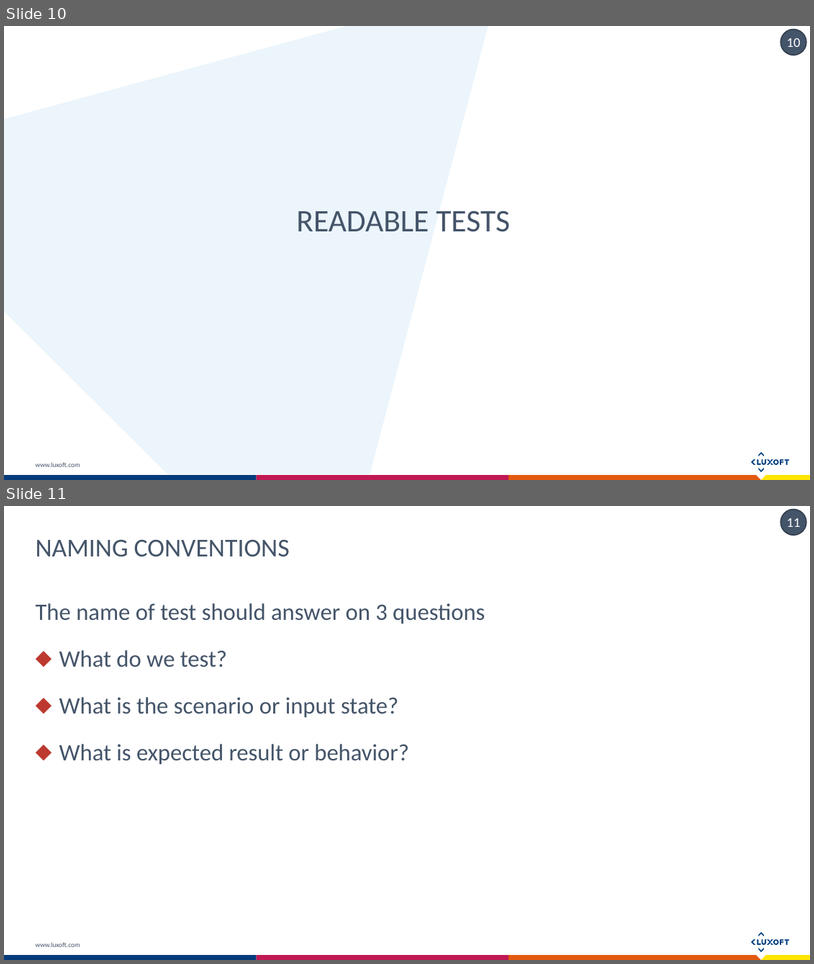
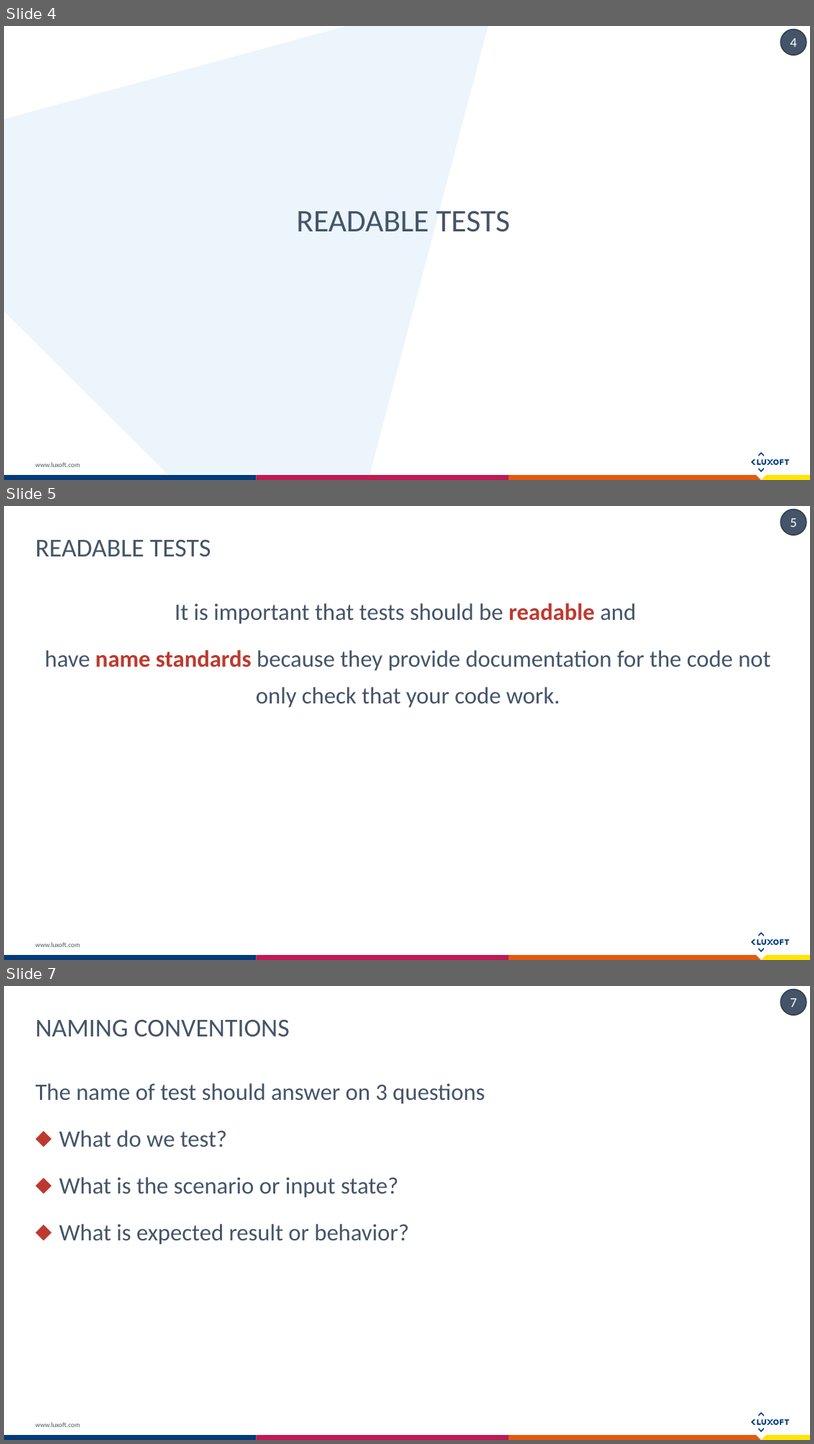
Before and after one commit to exiton3/Unit-tests-Best-Practices-Samples, a slide deck: Docs/Unit testing Bests practices.pptx. Shown one above the other, each under a label of ours: slides 10 and 11 before the commit, slides 4, 5 and 7 after it; the slides between them are not shown. The pictures are 814x964 and 814x1444 pixels, drawn with LibreOffice and Linux fonts; fonts in the diff are those of the drawing. Boxes give left, top, right and bottom in pixels: in the first picture for what was removed or moved away, otherwise in the second. Text is boxed around its words. In the diff, an @@ line names an element or a change of style, - is before the commit and + after.

Commit message:
Updated Trustworthy tests

```diff
--- a/Docs/Unit testing Bests practices.pptx
+++ b/Docs/Unit testing Bests practices.pptx
@@ slide 5 added at <box>4,506,810,960</box>, background #FFFFFF; not listed: 18 template elements that a slide beside it also shows @@
@@ title added at <box>36,540,211,557</box>, 23 pt, text #445469 @@
+READABLE TESTS
@@ text added at <box>45,603,771,708</box>, 21 pt, text #445469 @@
+It is important that tests should be readable and
+have name standards because they provide documentation for the code not only check that your code work.
@@ what was slide 10 is now slide 4 @@
@@ page number at <box>790,38,797,47</box>: text changed @@
-10
+4
@@ what was slide 11 is now slide 7 @@
@@ page number at <box>790,998,797,1007</box>: text changed @@
-11
+7
```
Also in this commit, not shown: 1 slide changed, 5 other slides added, 6 other files.
